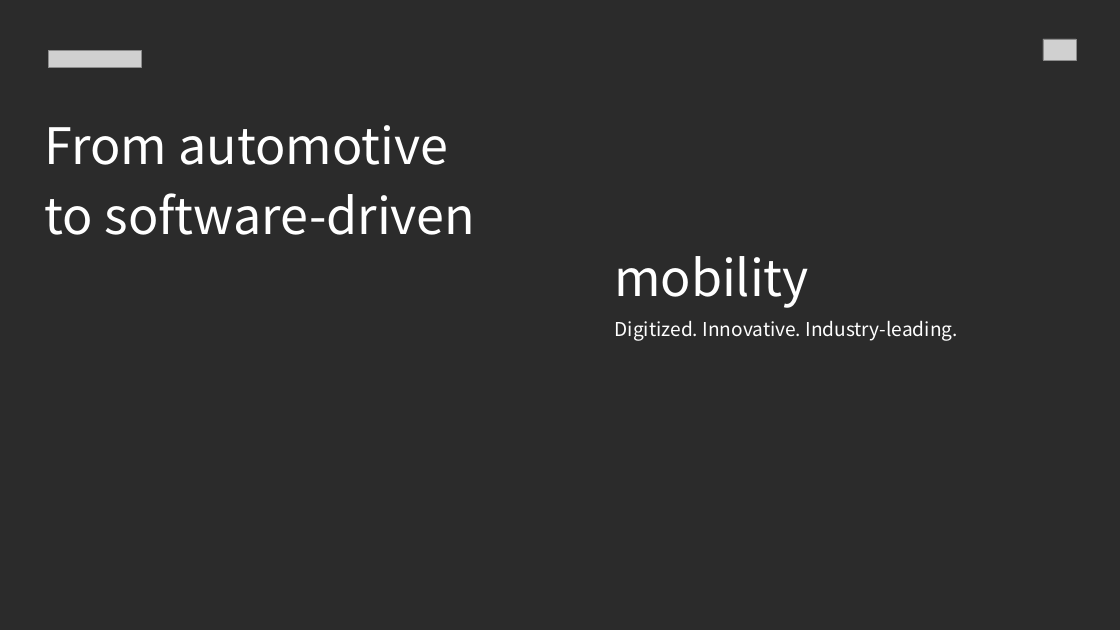
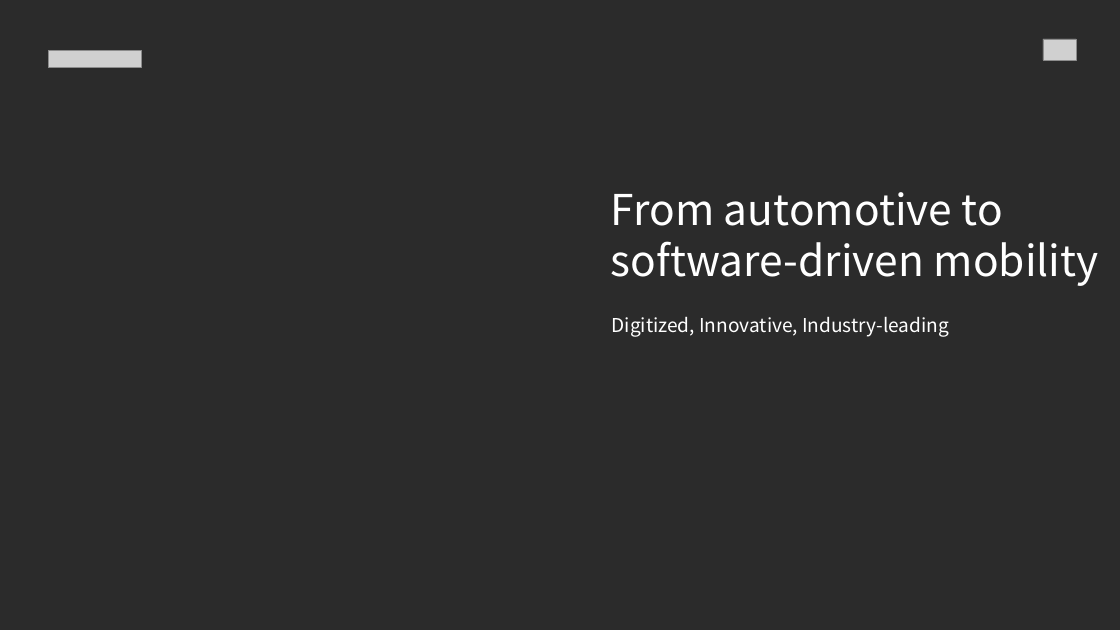
Before and after one commit to vickyhella/marketing-docs, a slide deck: slide 1 of source/whitepaper/SUSE_Automotive_Manifesto.pptx. Drawn at 1120x630 pixels with LibreOffice and Linux fonts; fonts in the diff are those of the drawing; grey boxes stand for pictures; background and template pictures are left out; a plain dark background stands for a picture behind light text. Boxes give left, top, right and bottom in pixels: in the first picture for what was removed or moved away, otherwise in the second. Text is boxed around its words. In the diff, an @@ line names an element or a change of style, - is before the commit and + after.

Commit message:
Update source format: SUSE_Automotive_Manifesto

```diff
--- a/source/whitepaper/SUSE_Automotive_Manifesto.pptx
+++ b/source/whitepaper/SUSE_Automotive_Manifesto.pptx
@@ title "From automotive to software-driven mobility": place and size @@
-title "From automotive to software-driven mobility" at bbox=[45, 125, 809, 308]
+title "From automotive to software-driven mobility" at bbox=[611, 192, 1099, 286]
@@ title "From automotive to software-driven mobility" at bbox=[611, 192, 1099, 286]: size 71 to 60 pt; indent changed; line spacing 78pt to 1; less space between paragraphs @@
@@ text at bbox=[612, 316, 949, 337]: text changed @@
-Digitized. Innovative. Industry-leading.
+Digitized, Innovative, Industry-leading
```
Also in this commit, not shown: 5 other slides changed.
